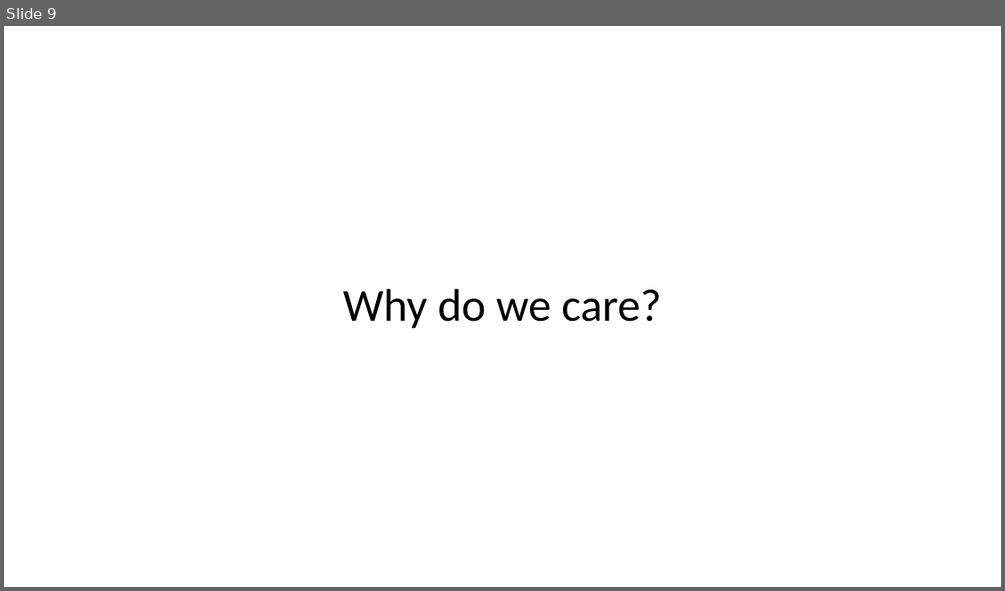
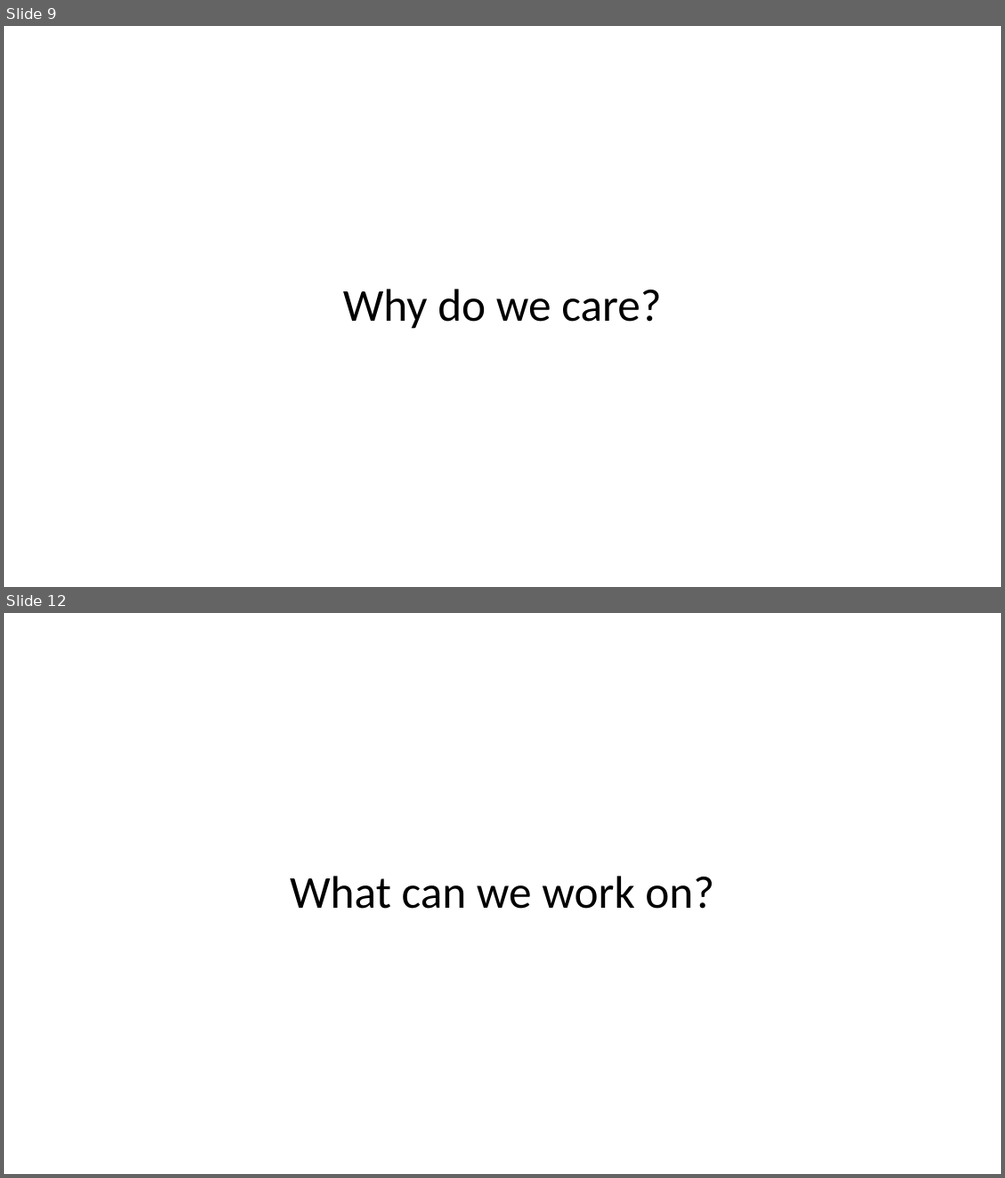
Before and after one commit to cchen23/AI4ALL_NLP, a slide deck: splash_slides.pptx. Shown one above the other, each under a label of ours: slide 9 before the commit, slides 9 and 12 after it; the slides between them are not shown. The pictures are 1005x591 and 1005x1178 pixels, drawn with LibreOffice and Linux fonts; fonts in the diff are those of the drawing. Boxes give left, top, right and bottom in pixels: in the first picture for what was removed or moved away, otherwise in the second. Text is boxed around its words. In the diff, an @@ line names an element or a change of style, - is before the commit and + after.

```diff
--- a/splash_slides.pptx
+++ b/splash_slides.pptx
@@ slide 12 added at (x1=4, y1=613, x2=1001, y2=1174), background #FFFFFF @@
@@ title added at (x1=290, y1=876, x2=714, y2=908), 44 pt, text #000000 @@
+What can we work on?
```
Also in this commit, not shown: 1 slide changed, 2 other slides added.
